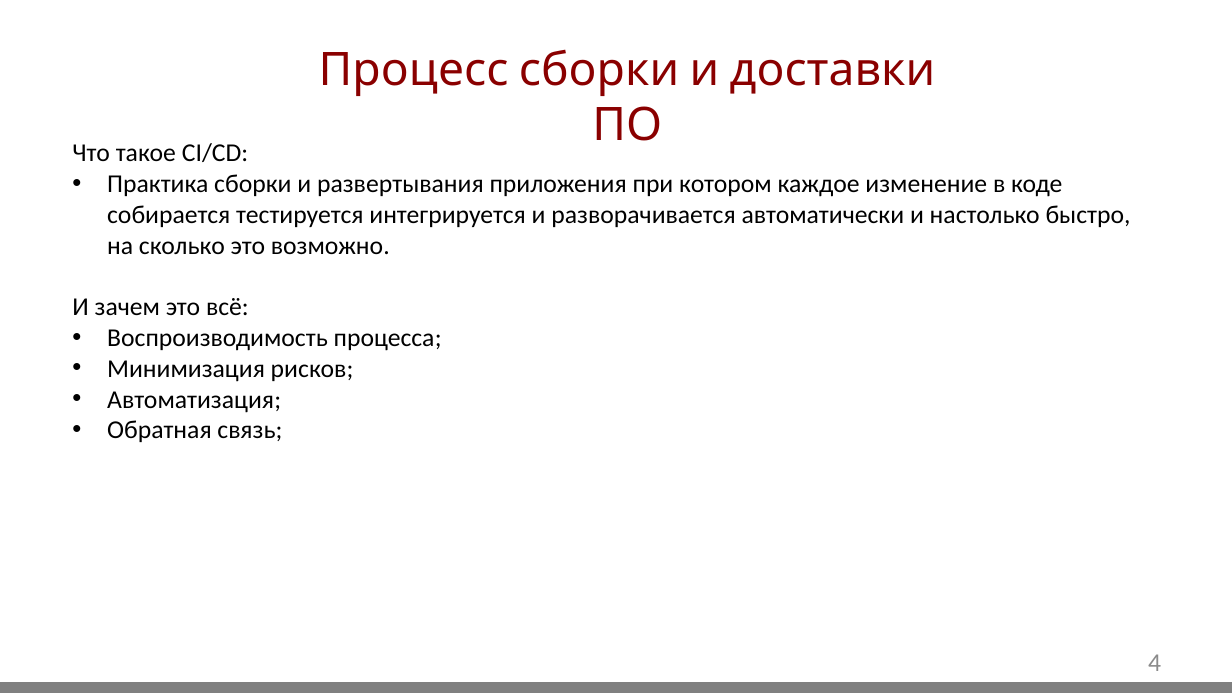
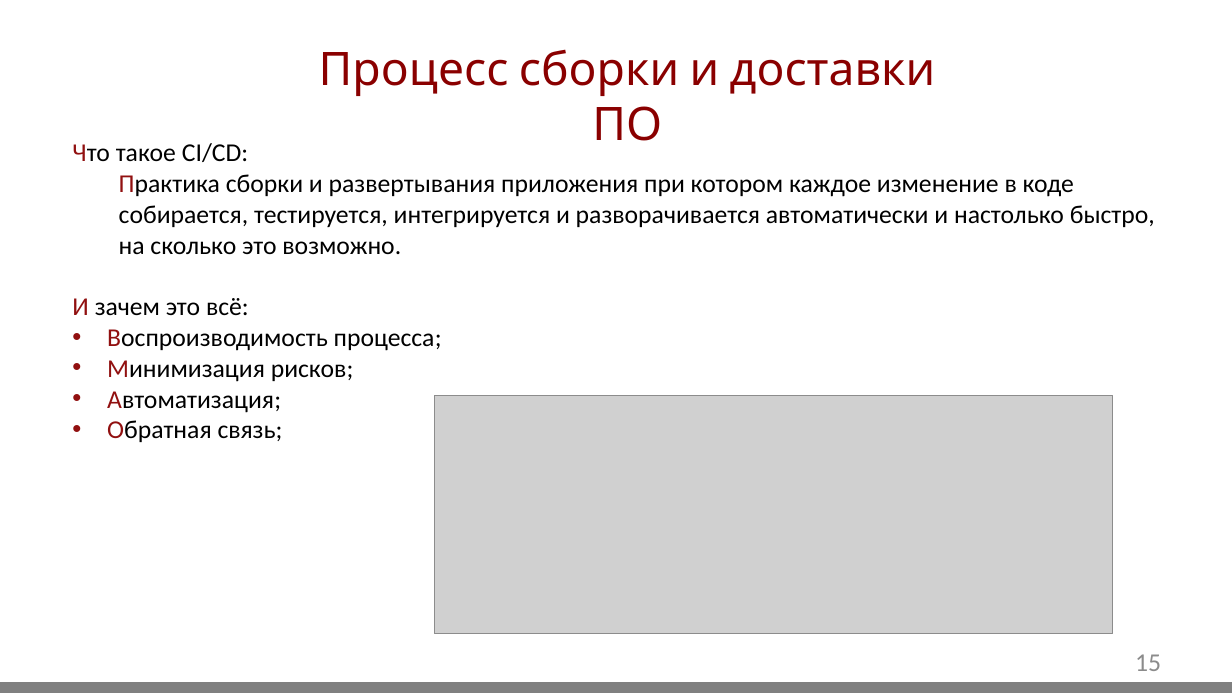
Before and after one commit to GidMaster/qa-courses, a slide deck: slide 15 of lection.pptx (slide 4 before the commit). Drawn at 1232x693 pixels with LibreOffice and Linux fonts; fonts in the diff are those of the drawing; grey boxes stand for pictures; background and template pictures are left out. Boxes give left, top, right and bottom in pixels: in the first picture for what was removed or moved away, otherwise in the second. Text is boxed around its words. In the diff, an @@ line names an element or a change of style, - is before the commit and + after.

```diff
--- a/lection.pptx
+++ b/lection.pptx
@@ text at (72,143,442,442): text colour #000000 to #911010 in "Что", "И", "Воспроизводимость", "Минимизация" and 2 more places @@
@@ text at (119,174,1155,254): text changed @@
-• Практика сборки и развертывания приложения при котором каждое изменение в коде собирается тестируется интегрируется и разворачивается автоматически и настолько быстро, на сколько это возможно.
+  Практика сборки и развертывания приложения при котором каждое изменение в коде собирается, тестируется, интегрируется и разворачивается автоматически и настолько быстро, на сколько это возможно.
@@ picture added at (434,396,1113,634) @@
@@ page number at (1135,654,1161,671): text changed @@
-4
+15
```
Also in this commit, not shown: 11 other slides changed, 14 slides added, 4 slides removed.
